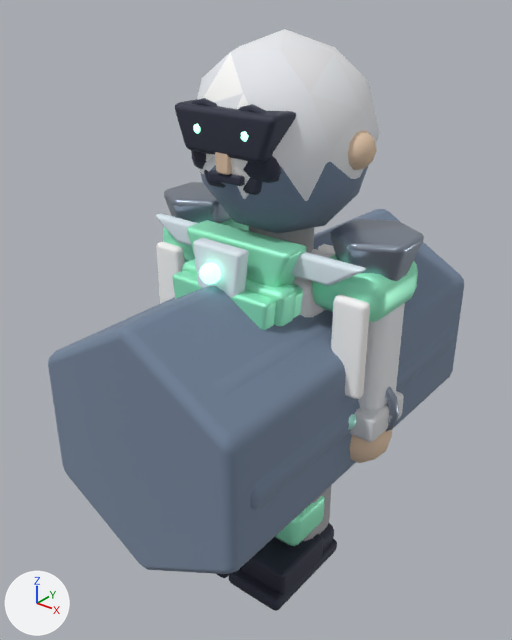
The Blender file assets-source/blender/characters/medic.blend as it was, and as the next commit left it.
Rendered twice from a 50 mm lens placed at (1.4, -1.89, 2.18), pointed at (-0.1, -0.02, 1.01). Every picture has the same lights, and +X, +Y and +Z are marked at lower left. The picture after the commit comes second.
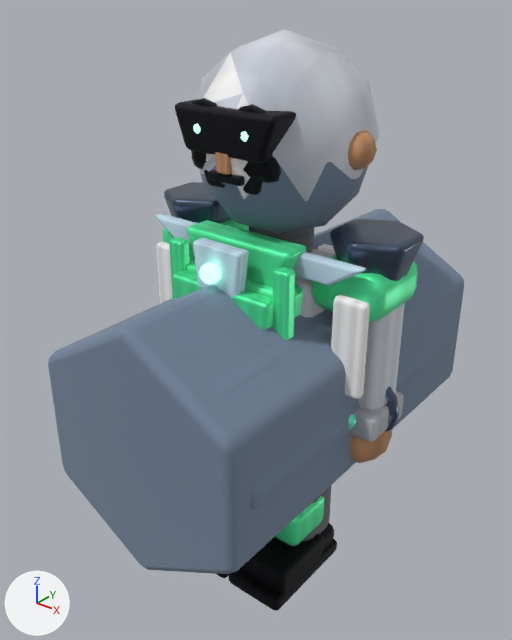
Changed parts and their boxes (x1, y1, x2, y2) in the pictures (512 x 640 px):
'crest.hood', surface changed: (197, 29, 378, 201) in both
'helmetBrow', surface changed (darker): (175, 99, 296, 163) in both
'shoulderCap.1', surface changed (darker): (330, 219, 424, 281) in both
'collarFront', surface changed (darker): (187, 220, 306, 287) in both
'arm.R', surface changed: (358, 303, 405, 410) in both
'shoulder.R', surface changed: (312, 254, 418, 322) in both
'bootToe.R', surface changed: (241, 534, 323, 595) in both
'allyShoulderTrim', surface changed: (156, 213, 366, 285) in both
'allyCollarTab', surface changed: (193, 238, 249, 297) in both
'shoulderCap.-1', surface changed (darker): (164, 182, 232, 223) in both
'bootSole.R', surface changed (darker): (228, 539, 337, 611) in both
'chest.medicHarness.R', added (green): after (272, 267, 296, 340)
'torsoFrontShell', surface changed: (185, 259, 297, 302) in both
'knee.R', surface changed: (275, 496, 325, 546) in both
'torsoPanel.R', surface changed (darker): (230, 290, 274, 330) in both
'ear.R', surface changed (beige to brown): (348, 130, 377, 170) in both
'crest.shadow', surface changed (darker): (191, 150, 281, 183) in both
'glove.R', surface changed (darker): (350, 430, 392, 463) in both
'chest.medicHarness', added (green): after (169, 237, 190, 299)
'torso', surface changed: (295, 249, 334, 317) in both
'torsoPanel.L', surface changed (darker): (173, 271, 202, 299) in both
'shoulder.L', surface changed: (163, 219, 249, 260) in both
'wristBand.R', surface changed (darker): (385, 387, 400, 432) in both
'allyCollarStud', recoloured: (199, 263, 221, 285) in both
'chinGuard', surface changed (darker): (204, 170, 262, 195) in both
'faceMouthPlate', surface changed (darker): (208, 170, 245, 186) in both
'faceNoseBridge', surface changed (beige to brown): (215, 152, 232, 175) in both
'boot.R', surface changed: (320, 523, 334, 551) in both
'torsoShell', surface changed: (294, 284, 303, 318) in both
'faceSocket.R', surface changed: (238, 104, 275, 163) in both
'faceSocket.L', surface changed: (192, 98, 217, 154) in both
'bootSole.L', surface changed: (217, 574, 229, 578) in both
'leg.R.shinPlate', surface changed: (298, 509, 305, 518) in both

Diff of the bpy script that builds the scene:
```diff
--- a/assets-source/blender/characters/medic.blend.py
+++ b/assets-source/blender/characters/medic.blend.py
@@ mat_mat_medic_cloth @@
 n3 = _N.new('ShaderNodeMix'); n3.name = 'ArtTint Multiply'
 n3.inputs[0].default_value = 1.0  # 'Factor'
-n3.inputs[6].default_value = (0.82, 0.84, 0.88, 1.0)  # 'A', white #eaecf1
+n4 = _N.new('ShaderNodeTexImage'); n4.name = 'ArtSurfaceTexture'
+n4.image = img_art_paint_mat_medic_cloth
 _L.new(n0.outputs[0], n1.inputs[0])  # 'BSDF' to 'Surface'
@@ mat_mat_medic_cloth @@
 _L.new(n3.outputs[2], n0.inputs[0])  # 'Result' to 'Base Color'
+_L.new(n4.outputs[0], n3.inputs[6])  # 'Color' to 'A'
@@ mat_mat_medic_accent @@
 n3 = _N.new('ShaderNodeMix'); n3.name = 'ArtTint Multiply'
 n3.inputs[0].default_value = 1.0  # 'Factor'
-n3.inputs[6].default_value = (0.35, 1.0, 0.68, 1.0)  # 'A', green #a0ffd7
+n4 = _N.new('ShaderNodeTexImage'); n4.name = 'ArtSurfaceTexture'
+n4.image = img_art_paint_mat_medic_accent
 _L.new(n0.outputs[0], n1.inputs[0])  # 'BSDF' to 'Surface'
@@ mat_mat_medic_accent @@
 _L.new(n3.outputs[2], n0.inputs[0])  # 'Result' to 'Base Color'
+_L.new(n4.outputs[0], n3.inputs[6])  # 'Color' to 'A'
@@ mat_mat_medic_metal @@
 n3 = _N.new('ShaderNodeMix'); n3.name = 'ArtTint Multiply'
 n3.inputs[0].default_value = 1.0  # 'Factor'
-n3.inputs[6].default_value = (0.34, 0.4, 0.5, 1.0)  # 'A', grey #9eaabc
+n4 = _N.new('ShaderNodeTexImage'); n4.name = 'ArtSurfaceTexture'
+n4.image = img_art_paint_mat_medic_metal
 _L.new(n0.outputs[0], n1.inputs[0])  # 'BSDF' to 'Surface'
@@ mat_mat_medic_metal @@
 _L.new(n3.outputs[2], n0.inputs[0])  # 'Result' to 'Base Color'
+_L.new(n4.outputs[0], n3.inputs[6])  # 'Color' to 'A'
@@ mat_mat_medic_skin @@
 n3 = _N.new('ShaderNodeMix'); n3.name = 'ArtTint Multiply'
 n3.inputs[0].default_value = 1.0  # 'Factor'
-n3.inputs[6].default_value = (0.78, 0.58, 0.42, 1.0)  # 'A', beige #e5c8ad
+n4 = _N.new('ShaderNodeTexImage'); n4.name = 'ArtSurfaceTexture'
+n4.image = img_art_paint_mat_medic_skin
 _L.new(n0.outputs[0], n1.inputs[0])  # 'BSDF' to 'Surface'
@@ mat_mat_medic_skin @@
 _L.new(n3.outputs[2], n0.inputs[0])  # 'Result' to 'Base Color'
+_L.new(n4.outputs[0], n3.inputs[6])  # 'Color' to 'A'
@@ mat_mat_medic_dark @@
 n3 = _N.new('ShaderNodeMix'); n3.name = 'ArtTint Multiply'
 n3.inputs[0].default_value = 1.0  # 'Factor'
-n3.inputs[6].default_value = (0.045, 0.05, 0.08, 1.0)  # 'A', greyish blue #3c3f50
+n4 = _N.new('ShaderNodeTexImage'); n4.name = 'ArtSurfaceTexture'
+n4.image = img_art_paint_mat_medic_dark
 _L.new(n0.outputs[0], n1.inputs[0])  # 'BSDF' to 'Surface'
@@ mat_mat_medic_dark @@
 _L.new(n3.outputs[2], n0.inputs[0])  # 'Result' to 'Base Color'
+_L.new(n4.outputs[0], n3.inputs[6])  # 'Color' to 'A'
@@ mat_mat_medic_snow @@
 n3 = _N.new('ShaderNodeMix'); n3.name = 'ArtTint Multiply'
 n3.inputs[0].default_value = 1.0  # 'Factor'
-n3.inputs[6].default_value = (0.78, 0.9, 0.98, 1.0)  # 'A', pale blue #e5f3fd
+n4 = _N.new('ShaderNodeTexImage'); n4.name = 'ArtSurfaceTexture'
+n4.image = img_art_paint_mat_medic_snow
 _L.new(n0.outputs[0], n1.inputs[0])  # 'BSDF' to 'Surface'
@@ mat_mat_medic_snow @@
 _L.new(n3.outputs[2], n0.inputs[0])  # 'Result' to 'Base Color'
+_L.new(n4.outputs[0], n3.inputs[6])  # 'Color' to 'A'
@@ ob_allycollarstud @@
-ob_allycollarstud = bpy.data.objects.new('allyCollarStud', me_icosphere_117)
+ob_allycollarstud = bpy.data.objects.new('allyCollarStud', me_icosphere_120)
 ob_allycollarstud.location = (0.0, -0.37, 1.34)
@@ ob_chest_medicharness_r @@
+ob_chest_medicharness_r = bpy.data.objects.new('chest.medicHarness.R', me_cube_239)  # a box spanning x -0.03..0.03, y -0.28..0.28, z -0.025..0.025; modifiers BEVEL, WEIGHTED_NORMAL
+ob_chest_medicharness_r.location = (0.22, -0.28, 1.1)
+ob_chest_medicharness_r.rotation_euler = (1.571, 0.0, 0.0)  # degrees (90, 0, 0)
@@ ob_chest_medicharness @@
+ob_chest_medicharness = bpy.data.objects.new('chest.medicHarness', me_cube_238)  # a box spanning x -0.03..0.03, y -0.28..0.28, z -0.025..0.025; modifiers BEVEL, WEIGHTED_NORMAL
+ob_chest_medicharness.location = (-0.22, -0.28, 1.1)
+ob_chest_medicharness.rotation_euler = (1.571, 0.0, 0.0)  # degrees (90, 0, 0)
```
